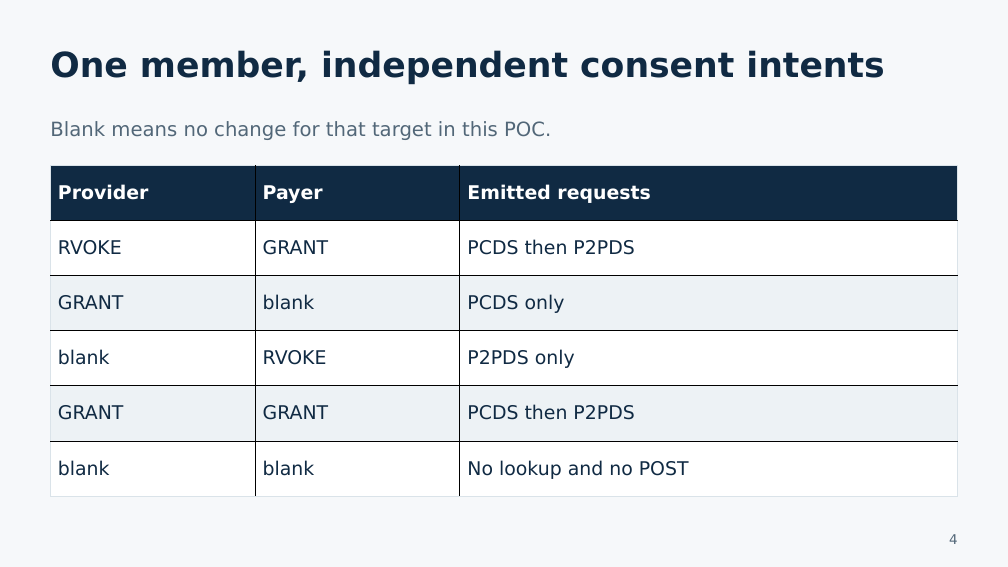
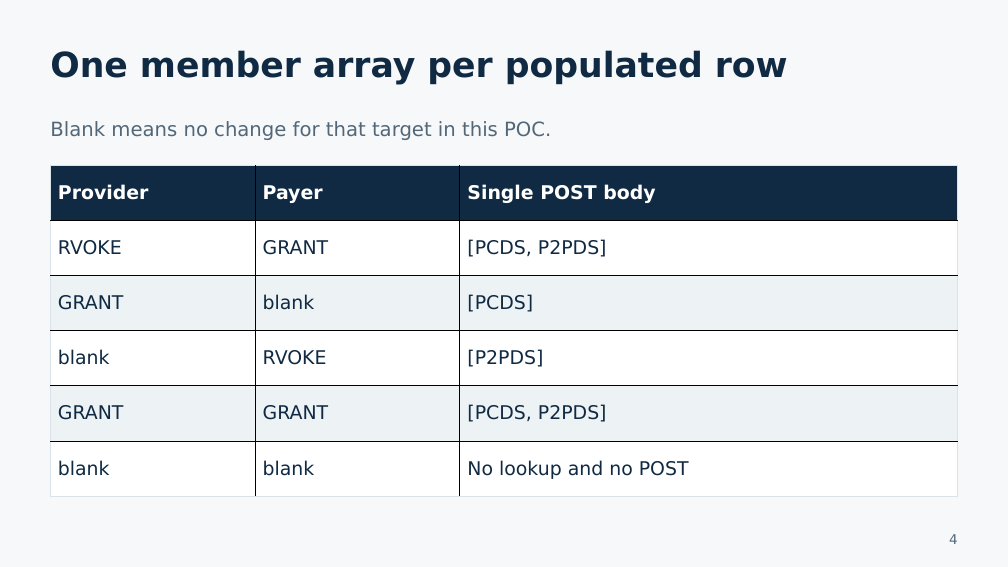
Before and after one commit to jenbrick/fileadapter, a slide deck: slide 4 of docs/presentations/File_Adapter_POC_Developer_Walkthrough.pptx. Drawn at 1008x567 pixels with LibreOffice and Linux fonts; fonts in the diff are those of the drawing. Boxes give left, top, right and bottom in pixels: in the first picture for what was removed or moved away, otherwise in the second. Text is boxed around its words. In the diff, an @@ line names an element or a change of style, - is before the commit and + after.

Commit message:
Send one combined consent array per member row
Stage and POST one JSON array containing at most one provider and one payer entry. Preserve the complete member array and its idempotency key through retries, support the general payer shape without coverage, and pause unfinished legacy split-object LIVE runs.

Update multi-format expected requests, previews, mock services, Mermaid architecture, guides and developer PowerPoint.

Validation: 103 tests pass; packaged multi-format previews and whole-array HTTP retry/resume verified.

```diff
--- a/docs/presentations/File_Adapter_POC_Developer_Walkthrough.pptx
+++ b/docs/presentations/File_Adapter_POC_Developer_Walkthrough.pptx
@@ text at (x1=50, y1=50, x2=788, y2=84): text changed @@
-One member, independent consent intents
+One member array per populated row
@@ table at (x1=51, y1=166, x2=958, y2=497) @@
-row 1, column 3: Emitted requests
+row 1, column 3: Single POST body
-row 2, column 3: PCDS then P2PDS
+row 2, column 3: [PCDS, P2PDS]
-row 3, column 3: PCDS only
+row 3, column 3: [PCDS]
-row 4, column 3: P2PDS only
+row 4, column 3: [P2PDS]
-row 5, column 3: PCDS then P2PDS
+row 5, column 3: [PCDS, P2PDS]
```
Also in this commit, not shown: 15 other slides changed, 23 other files.
